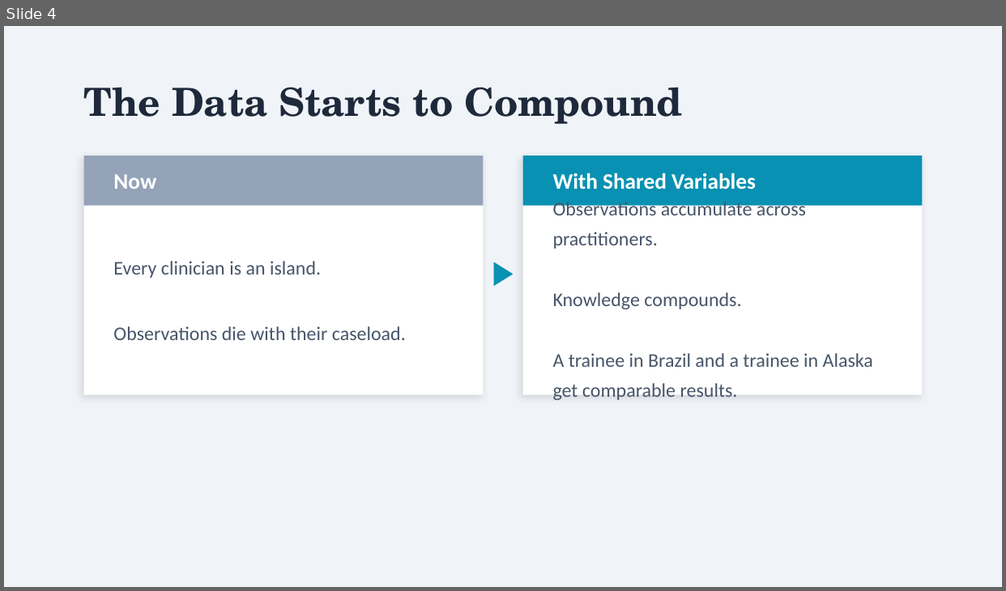
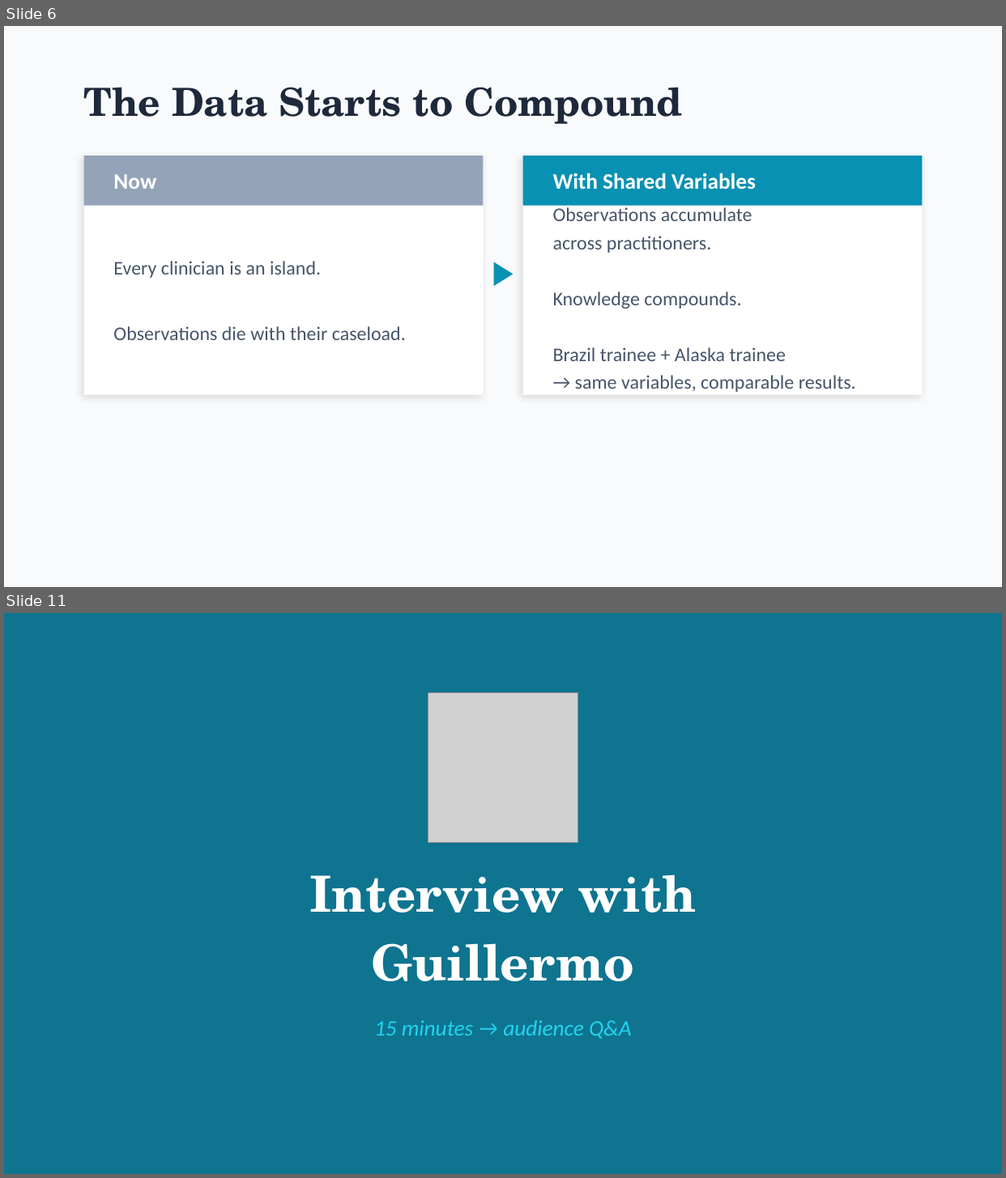
Before and after one commit to patrickkidd/ffrn-2026, a slide deck: 5-DATA_FUTURE_NEXT_GEN/5-Data-Future-Next-Gen.pptx. Shown one above the other, each under a label of ours: slide 4 before the commit, slides 6 and 11 after it; the slides between them are not shown. The pictures are 1006x591 and 1006x1178 pixels, drawn with LibreOffice and Linux fonts; fonts in the diff are those of the drawing; grey boxes stand for pictures. Boxes give left, top, right and bottom in pixels: in the first picture for what was removed or moved away, otherwise in the second. Text is boxed around its words. In the diff, an @@ line names an element or a change of style, - is before the commit and + after.

```diff
--- a/5-DATA_FUTURE_NEXT_GEN/5-Data-Future-Next-Gen.pptx
+++ b/5-DATA_FUTURE_NEXT_GEN/5-Data-Future-Next-Gen.pptx
@@ slide 11 added at (x1=4, y1=613, x2=1002, y2=1174), background #0E7490 @@
@@ picture added at (x1=428, y1=693, x2=577, y2=842) @@
@@ text added at (x1=309, y1=875, x2=697, y2=982), 36 pt, text #FFFFFF, bold @@
+Interview with
+Guillermo
@@ text added at (x1=374, y1=1020, x2=632, y2=1039), 16 pt, text #22D3EE, italic @@
+15 minutes → audience Q&A
@@ what was slide 4 is now slide 6 @@
@@ slide 6 changed as well @@
@@ background #F0F4F8 to #F8FAFC @@
@@ text at (x1=553, y1=205, x2=752, y2=253): text changed @@
-Observations accumulate across practitioners.
+Observations accumulate
+across practitioners.
@@ text at (x1=553, y1=348, x2=856, y2=392): text changed @@
-A trainee in Brazil and a trainee in Alaska get comparable results.
+Brazil trainee + Alaska trainee
+→ same variables, comparable results.
```
Also in this commit, not shown: 3 other slides changed, 7 other slides added, 5 slides removed, 4 other files.
